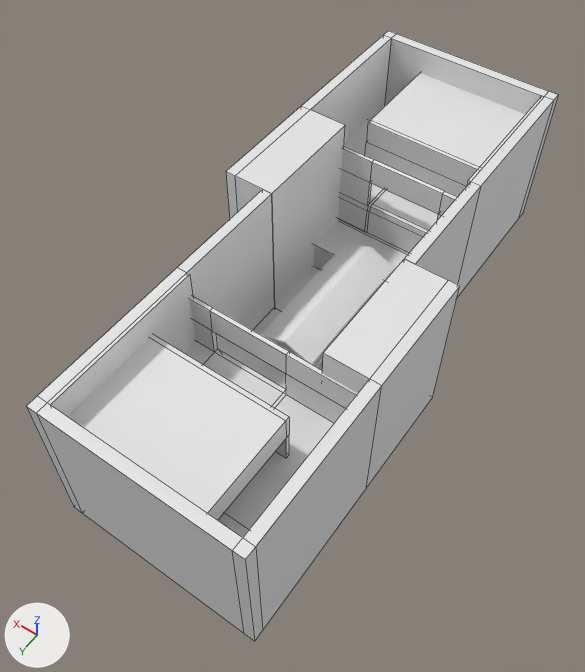
What one commit did to the Blender file resource_files/twin_forts.blend.
Camera for both pictures: a camera (50 mm lens) standing at (-32.8, 53.5, 76.3) and looking at (0.9, 6.3, 2.2). The axes (+X, +Y, +Z) are drawn at lower left. The lights are the same throughout. Mesh edges are drawn as thin lines on the coarser meshes. Materials are left out; every surface is plain grey.

The first picture shows 'Bridge', 'Side1', 'Side2'.
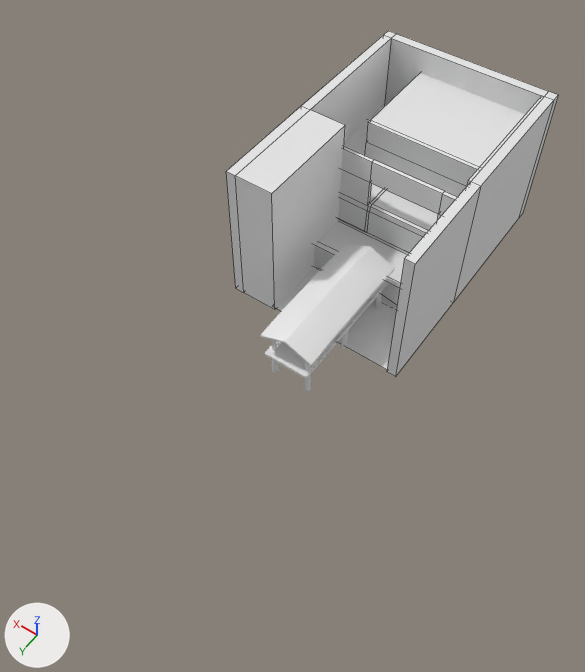
The change, as a diff of the scene's bpy script:
```diff
--- a/resource_files/twin_forts.blend.py
+++ b/resource_files/twin_forts.blend.py
@@ me_plane @@
 # used by ob_side1; location = (0.0, 0.0, 0.0)
-me_plane.from_pydata(...)  # 319 vertices, 234 faces; spans x -10.0..14.6, y -35.0..0.0, z -4.3..15.6
+me_plane.from_pydata(...)  # 323 vertices, 238 faces; spans x -10.0..14.6, y -35.0..0.0, z -4.3..15.6
+# me_plane part 1
+# 4 faces are deleted
+# 4 vertices are added at (-9.1, -9.6, -4.1), (-9.1, -9.6, 0.2), (9.1, -9.6, -4.1), (9.1, -9.6, 0.2)
+# 8 new faces join them
@@ ob_side2 @@
-ob_side2 = bpy.data.objects.new('Side2', me_plane_002)
-ob_side2.location = (-0.5, 0.0, 0.0)
-ob_side2.rotation_euler = (0.0, 0.0, 3.142)  # degrees (0, 0, 180)
```

Location of each change, [x1, y1, x2, y2] in pixels of the pictures (585 x 672 px):
'Side2', deleted
    before: [26, 189, 460, 641]
'Side1', reshaped
    before: [226, 31, 558, 311]
    after: [226, 31, 558, 377]
part 1 of me_plane, built on
    before: [315, 221, 407, 280]
    after: [315, 221, 407, 288]
